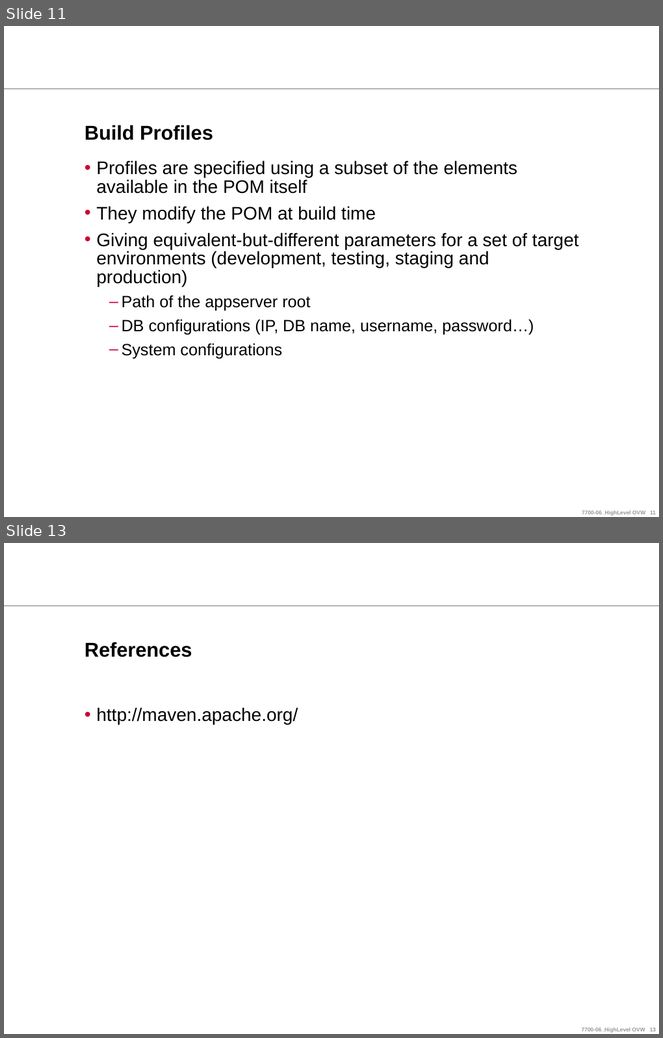
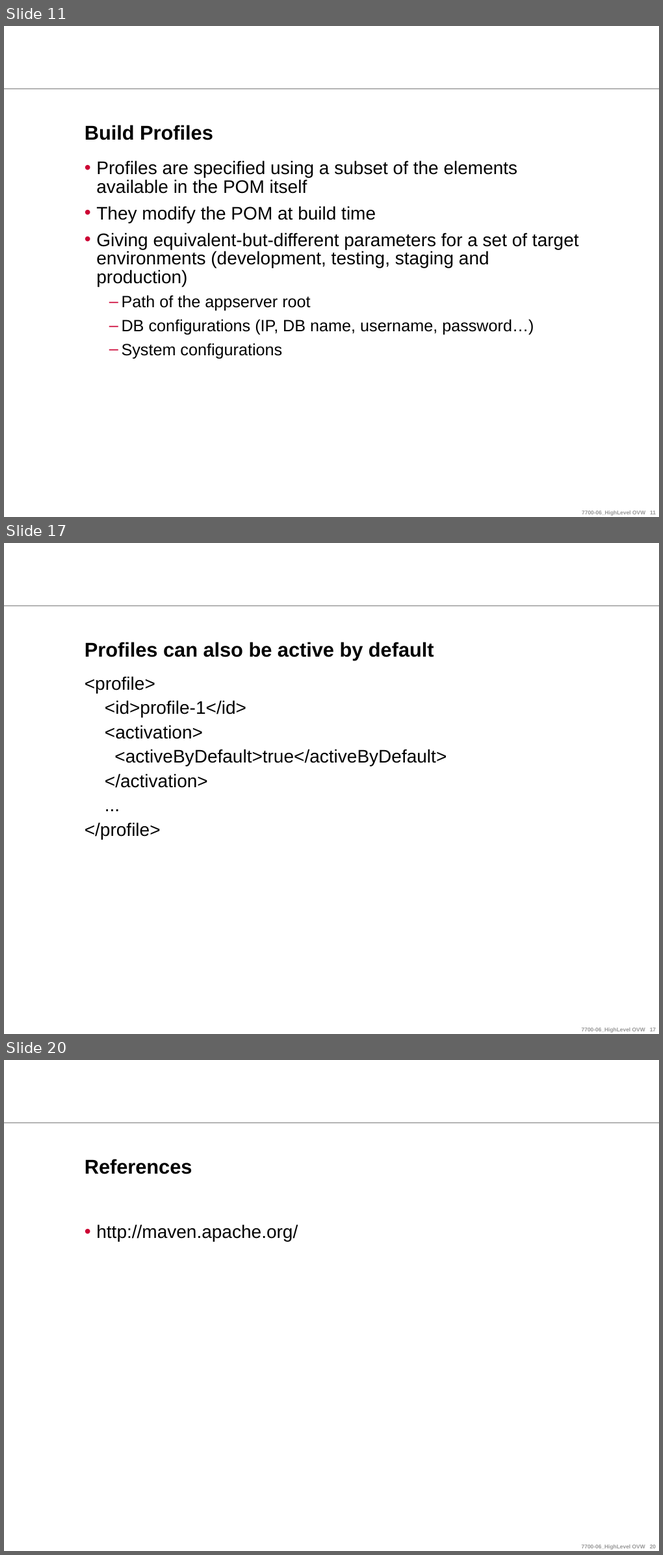
Before and after one commit to ndlongit/longnd-data, a slide deck: Document/Tutorial/[Presentation] Maven.ppt. Shown one above the other, each under a label of ours: slides 11 and 13 before the commit, slides 11, 17 and 20 after it; the slides between them are not shown. The pictures are 663x1038 and 663x1555 pixels, drawn with LibreOffice and Linux fonts; fonts in the diff are those of the drawing; background and template pictures are left out. Boxes give left, top, right and bottom in pixels: in the first picture for what was removed or moved away, otherwise in the second. Text is boxed around its words. In the diff, an @@ line names an element or a change of style, - is before the commit and + after.

```diff
--- a/Document/Tutorial/[Presentation] Maven.ppt
+++ b/Document/Tutorial/[Presentation] Maven.ppt
@@ slide 17 added at bbox=[4, 543, 659, 1034], background #FFFFFF; not listed: 2 template elements that a slide beside it also shows @@
@@ title added at bbox=[85, 642, 434, 661], 22 pt, text #000000, bold @@
+Profiles can also be active by default
@@ text added at bbox=[85, 676, 447, 839], 20 pt, text #000000 @@
+<profile>
+<id>profile-1</id>
+<activation>
+<activeByDefault>true</activeByDefault>
+</activation>
+...
+</profile>
@@ what was slide 13 is now slide 20 @@
```
Also in this commit, not shown: 1 slide changed, 6 other slides added.
